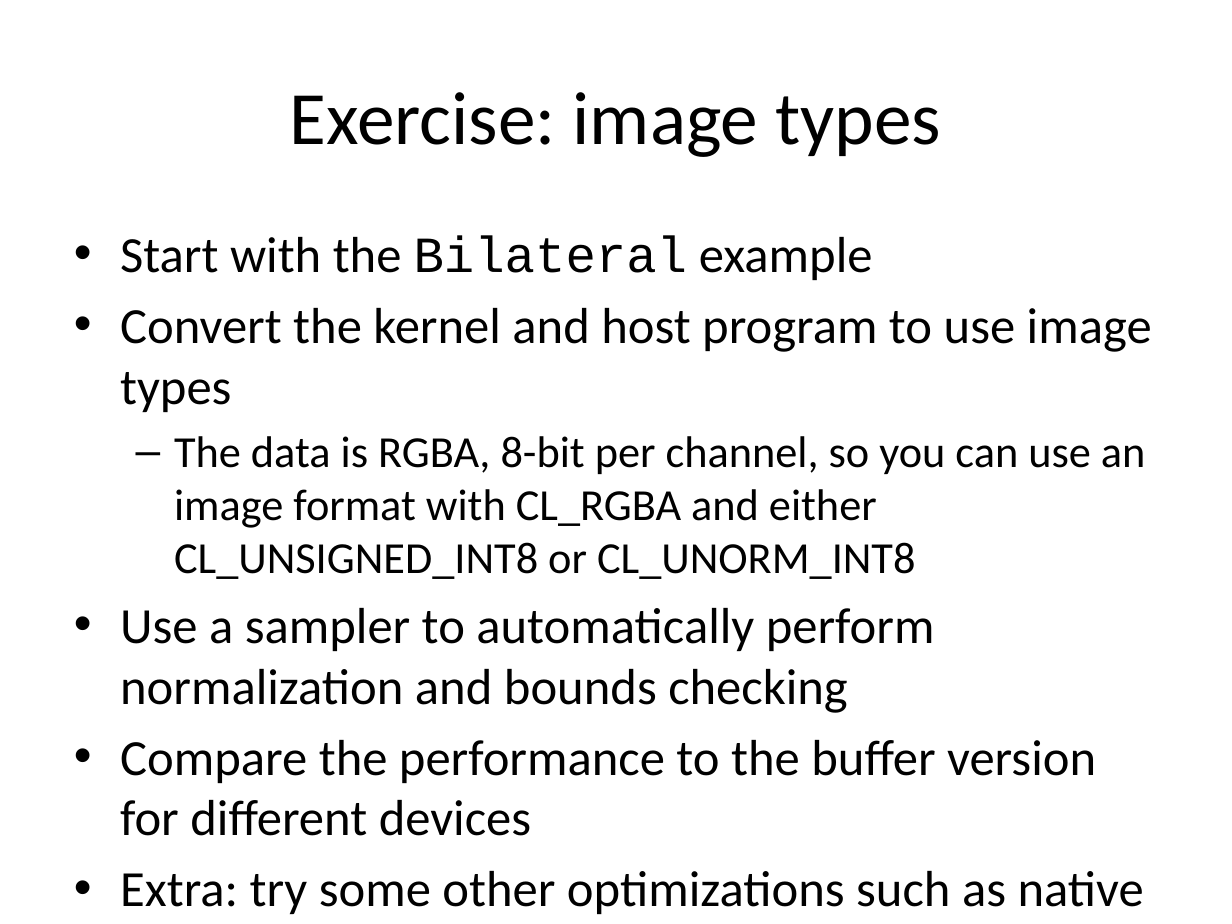
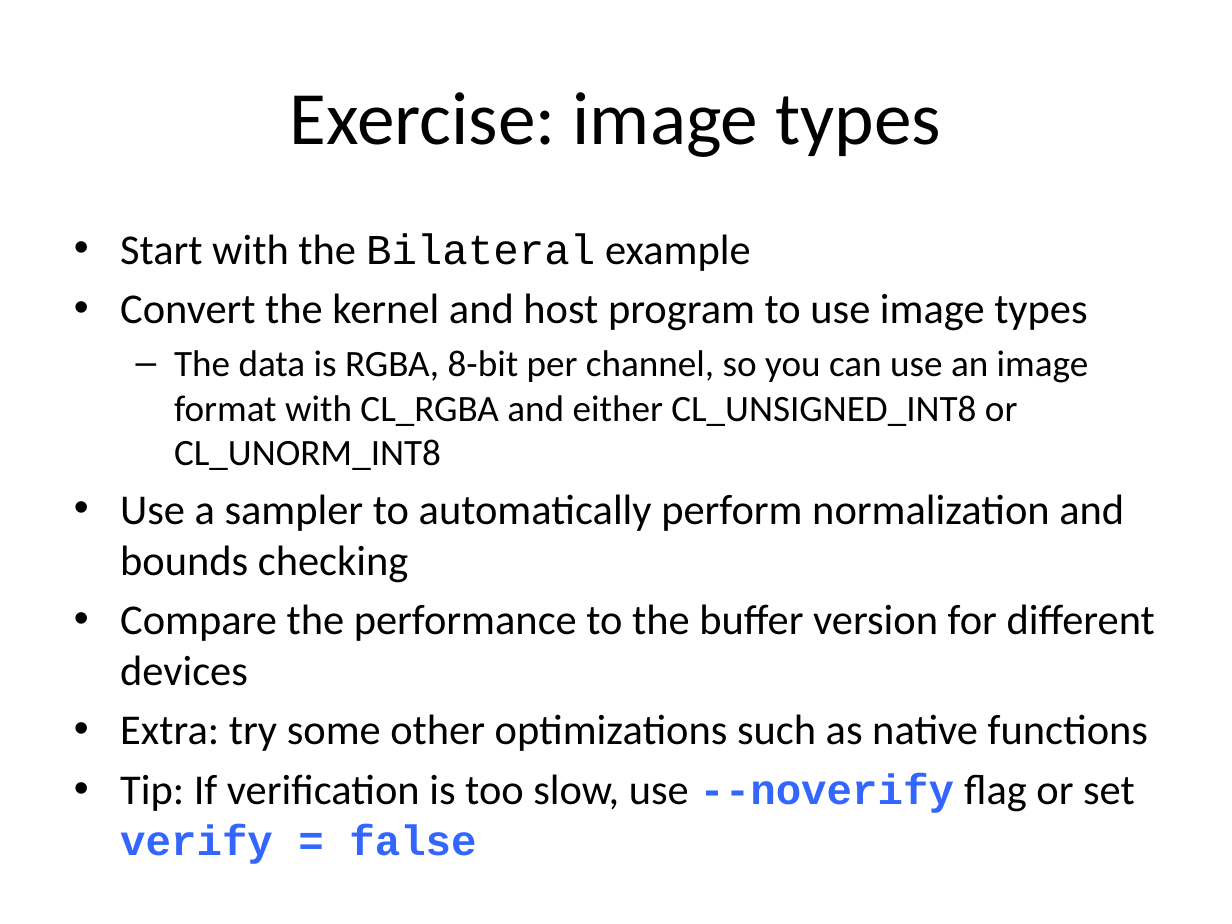
Before and after one commit to UoB-HPC/opencl-training-code, a slide deck: slide 81 of slides/advanced_part3.pptx. Drawn at 1232x924 pixels with LibreOffice and Linux fonts; fonts in the diff are those of the drawing. Boxes give left, top, right and bottom in pixels: in the first picture for what was removed or moved away, otherwise in the second. Text is boxed around its words. In the diff, an @@ line names an element or a change of style, - is before the commit and + after.

```diff
--- a/slides/advanced_part3.pptx
+++ b/slides/advanced_part3.pptx
@@ text at [120, 233, 1155, 751]: size 29.6 to 24.8 pt in "Start with the Bilateral example", "Convert the kernel and host program to ...", "Use a sampler to automatically perform normalization ...", "Compare the performance to the buffer version ..." and 1 more places; size 25.9 to 21.7 pt in "The data is RGBA, 8-bit per channel, ..." @@
@@ text at [120, 773, 1135, 864]: paragraph added @@
+• Tip: If verification is too slow, use --noverify flag or set verify = false
```
Also in this commit, not shown: 1 other file.
